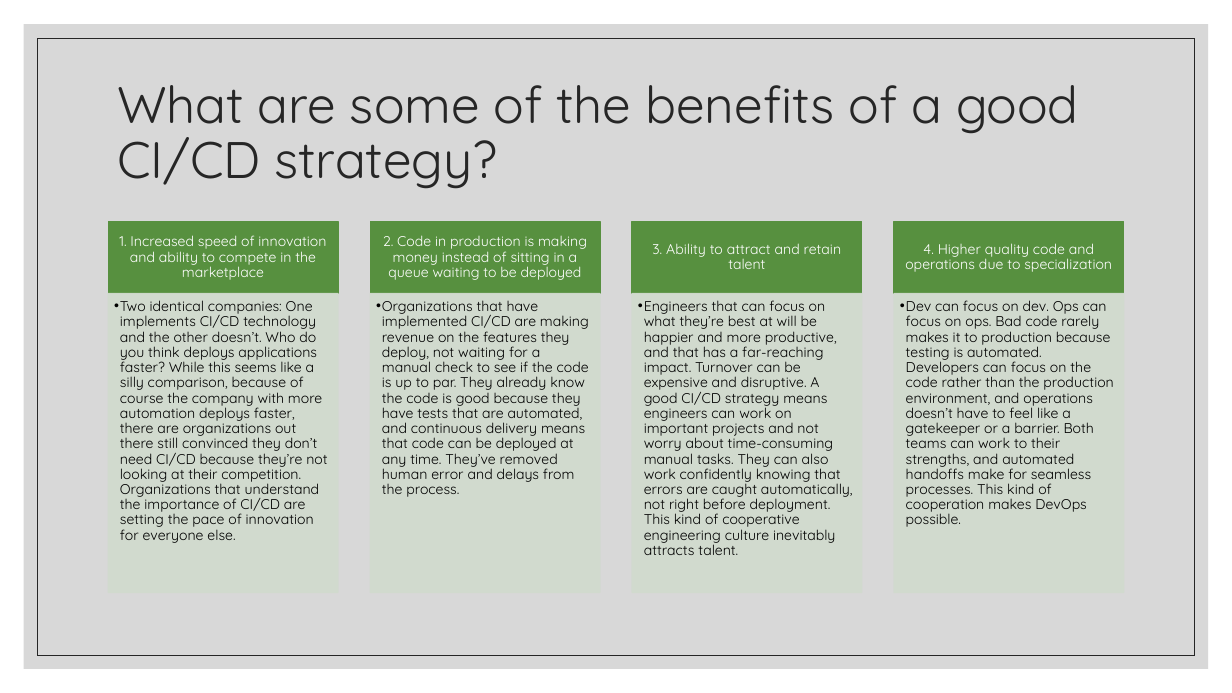
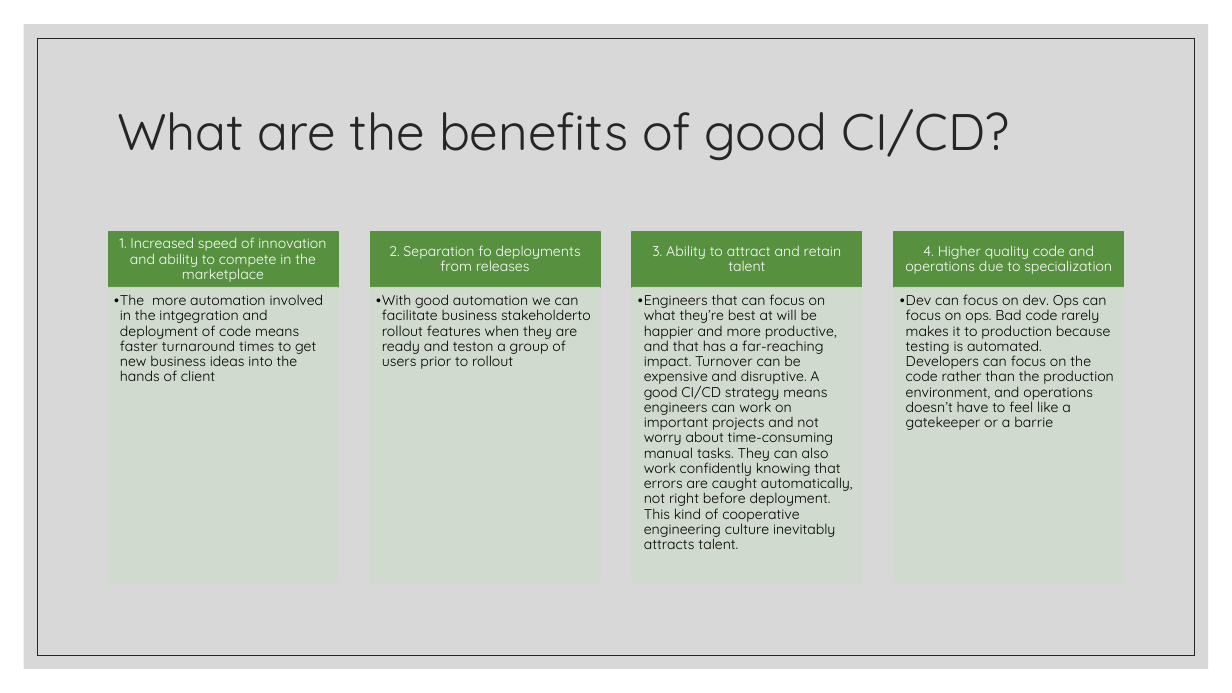
Before and after one commit to cbath/udacity-ci-cd, a slide deck: slide 3 of udacity_ci_cd_presentation.pptx (slide 4 before the commit). Drawn at 1232x693 pixels with LibreOffice and Linux fonts; fonts in the diff are those of the drawing. Boxes give left, top, right and bottom in pixels: in the first picture for what was removed or moved away, otherwise in the second. Text is boxed around its words. In the diff, an @@ line names an element or a change of style, - is before the commit and + after.

```diff
--- a/udacity_ci_cd_presentation.pptx
+++ b/udacity_ci_cd_presentation.pptx
@@ title at (x1=117, y1=109, x2=1009, y2=161): text changed @@
-What are some of the benefits of a good CI/CD strategy?
+What are the benefits of good CI/CD?
@@ rectangle resized from (x1=108, y1=222, x2=338, y2=294) to (x1=108, y1=231, x2=338, y2=287) @@
@@ rectangle resized from (x1=371, y1=222, x2=601, y2=294) to (x1=371, y1=231, x2=601, y2=287) @@
@@ text removed at (x1=383, y1=235, x2=587, y2=280) @@
-2. Code in production is making money instead of sitting in a queue waiting to be deployed
@@ rectangle resized from (x1=632, y1=222, x2=862, y2=294) to (x1=632, y1=231, x2=862, y2=287) @@
@@ rectangle resized from (x1=895, y1=222, x2=1125, y2=294) to (x1=895, y1=231, x2=1125, y2=287) @@
@@ text added at (x1=389, y1=245, x2=581, y2=271), 11 pt, text #FFFFFF @@
+2. Separation fo deployments from releases
@@ rectangle resized from (x1=108, y1=294, x2=338, y2=593) to (x1=108, y1=287, x2=338, y2=582) @@
@@ text at (x1=114, y1=294, x2=324, y2=381): text changed @@
-  • Two identical companies: One implements CI/CD technology and the other doesn’t. Who do you think deploys applications faster? While this seems like a silly comparison, because of course the company with more automation deploys faster, there are organizations out there still convinced they don’t need CI/CD because they’re not looking at their competition. Organizations that understand the importance of CI/CD are setting the pace of innovation for everyone else.
+  • The more automation involved in the intgegration and deployment of code means faster turnaround times to get new business ideas into the hands of client
@@ rectangle resized from (x1=371, y1=294, x2=601, y2=593) to (x1=371, y1=287, x2=601, y2=582) @@
@@ text at (x1=376, y1=294, x2=591, y2=369): text changed @@
-  • Organizations that have implemented CI/CD are making revenue on the features they deploy, not waiting for a manual check to see if the code is up to par. They already know the code is good because they have tests that are automated, and continuous delivery means that code can be deployed at any time. They’ve removed human error and delays from the process.
+  • With good automation we can facilitate business stakeholderto rollout features when they are ready and teston a group of users prior to rollout
@@ text "Engineers that can focus on ..." moved from (x1=638, y1=300, x2=853, y2=555) to (x1=638, y1=294, x2=853, y2=549) @@
@@ rectangle resized from (x1=632, y1=294, x2=862, y2=593) to (x1=632, y1=287, x2=862, y2=582) @@
@@ rectangle resized from (x1=895, y1=294, x2=1125, y2=593) to (x1=895, y1=287, x2=1125, y2=582) @@
@@ text at (x1=900, y1=294, x2=1114, y2=430): text changed @@
-  • Dev can focus on dev. Ops can focus on ops. Bad code rarely makes it to production because testing is automated. Developers can focus on the code rather than the production environment, and operations doesn’t have to feel like a gatekeeper or a barrier. Both teams can work to their strengths, and automated handoffs make for seamless processes. This kind of cooperation makes DevOps possible.
+  • Dev can focus on dev. Ops can focus on ops. Bad code rarely makes it to production because testing is automated. Developers can focus on the code rather than the production environment, and operations doesn’t have to feel like a gatekeeper or a barrie
```
Also in this commit, not shown: 1 other slide changed, 1 slide added, 2 slides removed, 14 other files.
